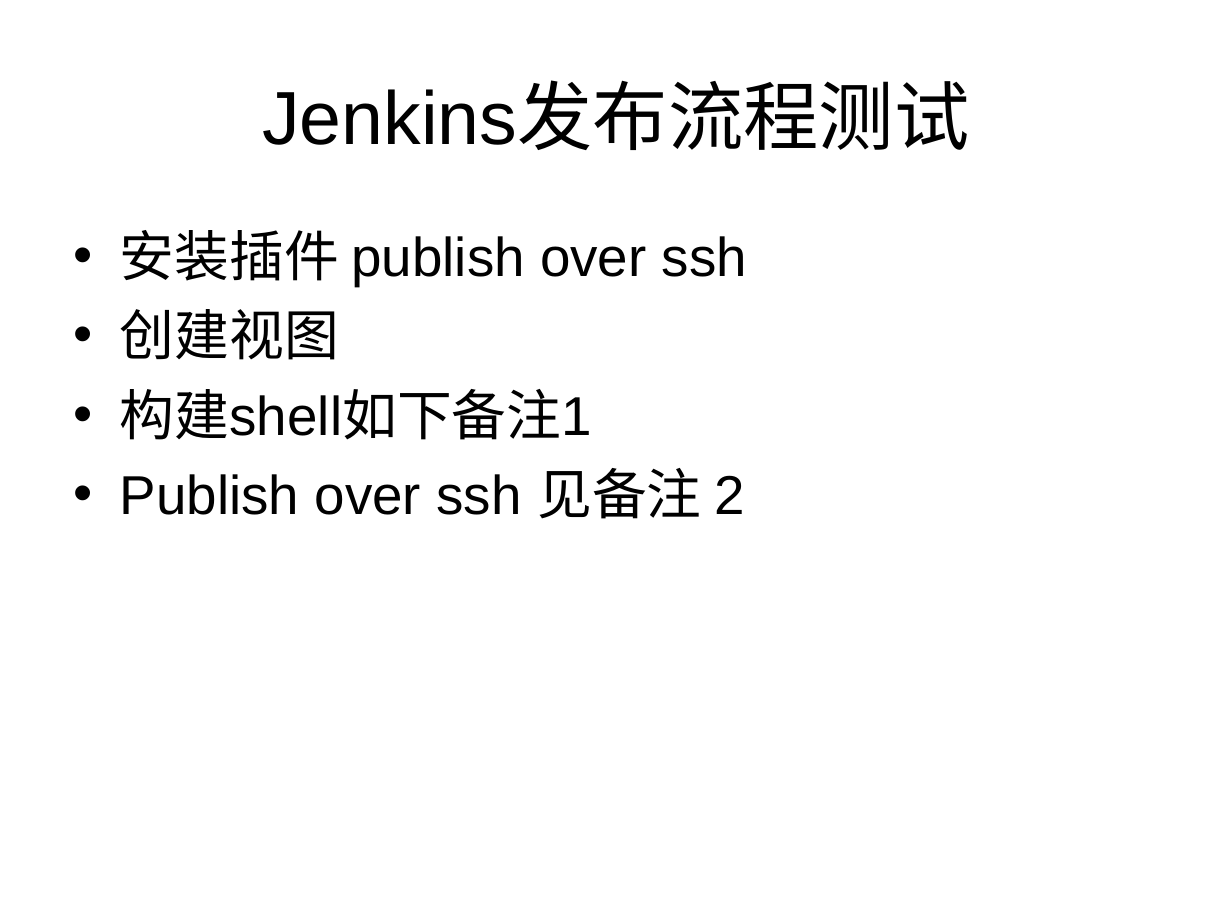
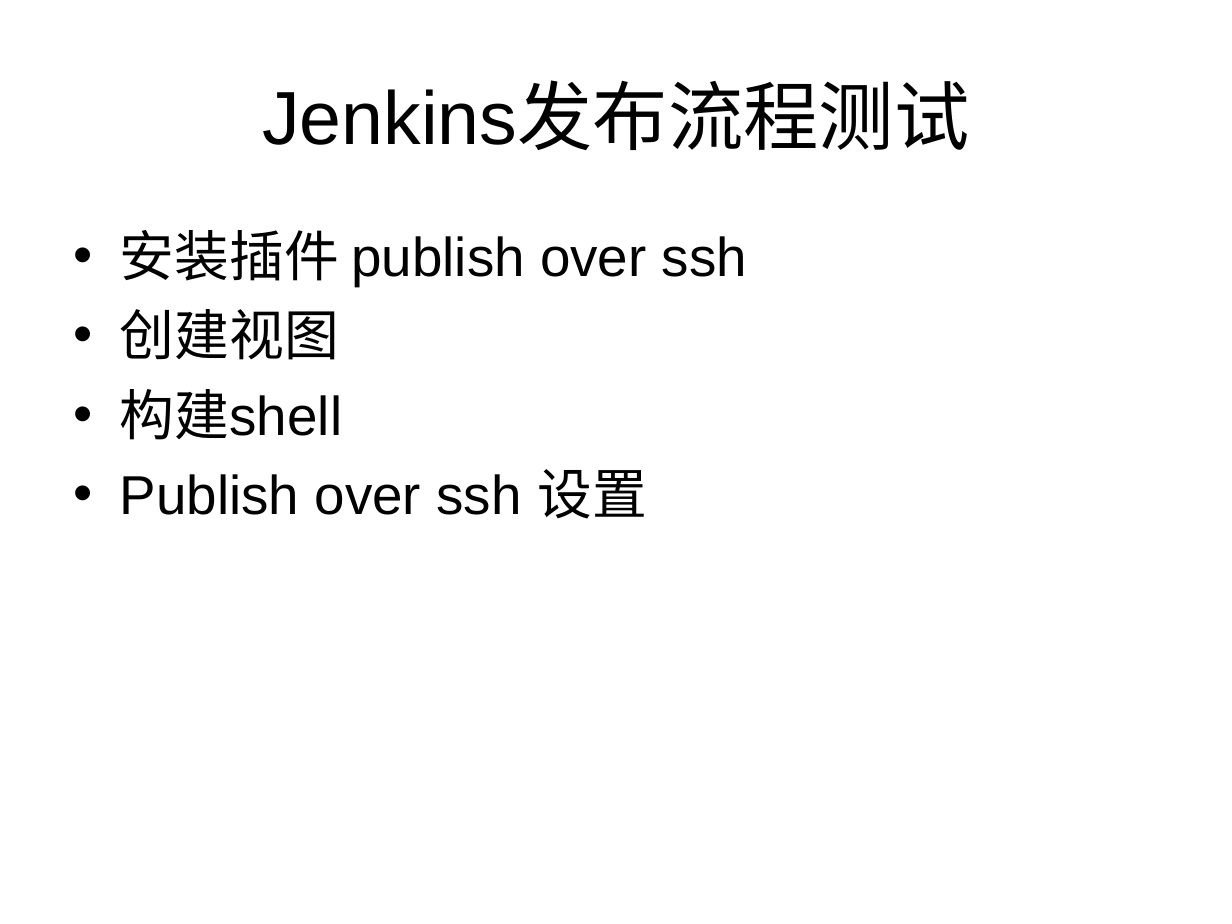
Before and after one commit to cyancicada/integral-mall, a slide deck: slide 18 of 微服务.ppt. Drawn at 1232x924 pixels with LibreOffice and Linux fonts; fonts in the diff are those of the drawing. Boxes give left, top, right and bottom in pixels: in the first picture for what was removed or moved away, otherwise in the second. Text is boxed around its words. In the diff, an @@ line names an element or a change of style, - is before the commit and + after.

Commit message:
ppt

```diff
--- a/微服务.ppt
+++ b/微服务.ppt
@@ text at bbox=[120, 389, 647, 519]: text changed @@
-• 构建shell如下备注1
-• Publish over ssh 见备注 2
+• 构建shell
+• Publish over ssh 设置
```
